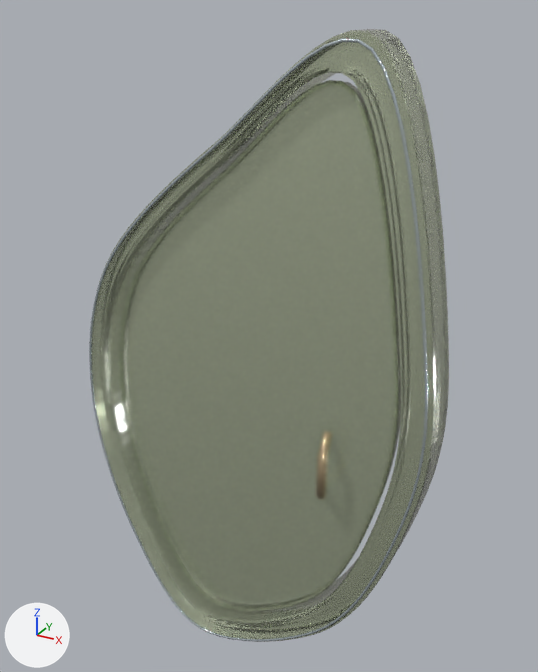
What one commit did to the glTF model public/models/doors/seed.glb.
Before and after are seen from a 50 mm lens placed at (1.8, -2.98, 3.57), pointed at (0.09, 0.12, 2.02). Every picture has the same lights, and +X, +Y and +Z are marked at lower left. The picture after the commit comes second. Where no turn or scale is listed for an object, it has been applied to the vertices. Vertices at exactly the same position are counted once.

Objects in the first picture: 'Fixed_GlassFrame.001', 'Fixed_SilverSeam.001', 'Moving_GlassLeaf.001', 'Moving_PolishedEdge.001' and 1 more.
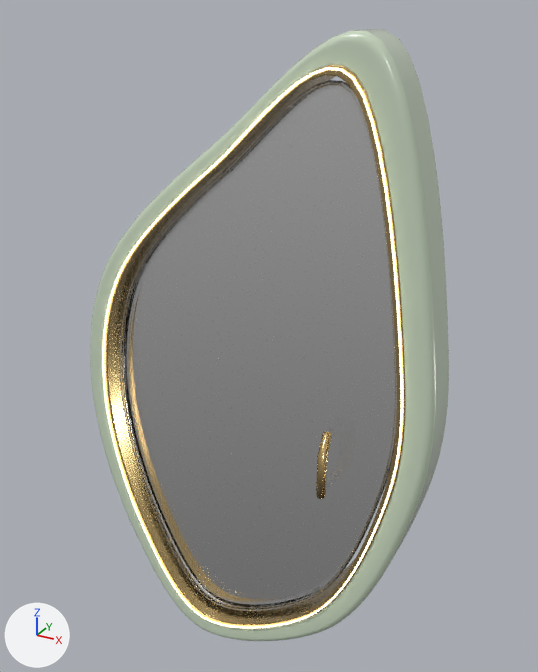
What differs and where, as boxes (x1, y1, x2, y2) in the pictures (538 x 672 px):
'Moving_GlassLeaf.001', recoloured
    both: (123, 82, 395, 608)
'Fixed_GlassFrame.001', reshaped
    before: (92, 29, 449, 642)
    after: (90, 29, 449, 641)
'Fixed_ChampagneReveal.001', added
    after: (104, 65, 406, 627)
'Fixed_SilverSeam.001', deleted
    before: (89, 38, 428, 642)
'Fixed_InnerLight_Front.001', added
    after: (102, 67, 403, 629)
part 1 of me_fixed_glassframe_001, built on
    before: (92, 32, 449, 642)
    after: (90, 29, 449, 641)
part 2 of me_fixed_glassframe_001, recoloured
    before: (97, 30, 448, 642)
    after: (90, 31, 435, 641)

The change, as a diff of the scene's bpy script:
```diff
--- a/public/models/doors/seed.glb.py
+++ b/public/models/doors/seed.glb.py
@@ mat_door_seed_pearlceramic @@
+mat_door_seed_pearlceramic = principled_material('Door_seed_PearlCeramic')
+mat_door_seed_pearlceramic.base_color = (0.61, 0.723, 0.552)  # pale green #cdddc4
+mat_door_seed_pearlceramic.roughness = 0.25
+mat_door_seed_pearlceramic.coat_weight = 0.85
+mat_door_seed_pearlceramic.coat_roughness = 0.14
@@ me_moving_glassleaf_001 @@
 me_moving_glassleaf_001.from_pydata(...)  # 720 vertices, 1436 faces; spans x -0.77..0.86, y -0.05..0.05, z 0.25..3.29
-me_moving_glassleaf_001.materials.append(mat_door_seed_leafglass)  # pale green #e2eccb
+me_moving_glassleaf_001.materials.append(mat_door_seed_clearleafglass)  # white #ffffff
@@ me_fixed_glassframe_001 @@
-me_fixed_glassframe_001.from_pydata(...)  # 1440 vertices, 2880 faces; spans x -0.95..1.05, y -0.13..0.13, z 0.05..3.49
+me_fixed_glassframe_001.from_pydata(...)  # 2160 vertices, 4320 faces; spans x -0.95..1.05, y -0.13..0.13, z 0.05..3.49
+# me_fixed_glassframe_001 part 1: 106 vertices moved from x -0.91..1.03, y -0.13..0.13, z 0.09..3.45 to x -0.91..1.03, y -0.13..0.13, z 0.1..3.46; 342 vertices removed from x -0.95..1.04, y -0.13..0.13, z 0.05..3.47; 1062 vertices added at x -0.95..1.05, y -0.13..0.13, z 0.05..3.49
+# me_fixed_glassframe_001 part 2: 961 faces spanning x -0.95..1.05, y -0.13..0.13, z 0.06..3.49 switch from mat_door_seed_castglass (pale green #e2eccb) to mat_door_seed_pearlceramic (pale green #cdddc4)
@@ ob_fixed_silverseam_001 @@
-ob_fixed_silverseam_001 = bpy.data.objects.new('Fixed_SilverSeam.001', me_fixed_silverseam_001)
@@ ob_fixed_innerlight_front_001 @@
+ob_fixed_innerlight_front_001 = bpy.data.objects.new('Fixed_InnerLight_Front.001', me_fixed_innerlight_front_007)  # 720 vertices, 1440 faces; spans x -0.83..0.92, y -0.15..-0.14, z 0.19..3.36; in mat_door_warminnerlight (beige #fff0cf, glowing beige #fff0cf)
+ob_fixed_innerlight_front_001.location = (0.0, 0.0, 0.0)
@@ ob_fixed_champagnereveal_001 @@
+ob_fixed_champagnereveal_001 = bpy.data.objects.new('Fixed_ChampagneReveal.001', me_fixed_champagnereveal_007)  # 2160 vertices, 4320 faces; spans x -0.84..0.93, y -0.13..0.13, z 0.18..3.37; in mat_door_champagne_pearlfinish (beige #d6b87c)
+ob_fixed_champagnereveal_001.location = (0.0, 0.0, 0.0)
```
